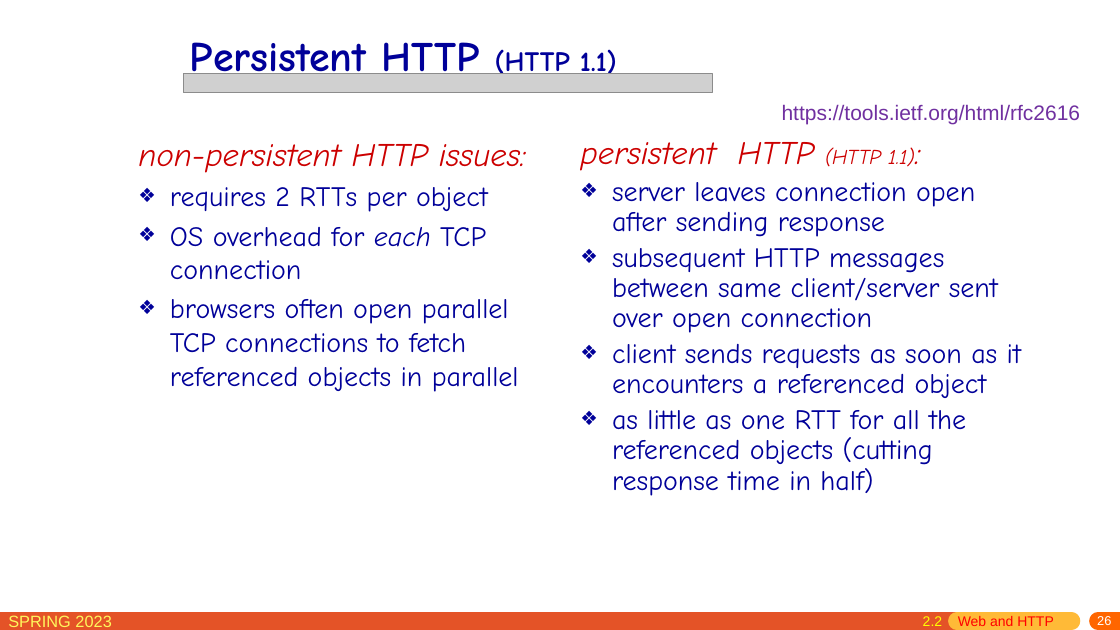
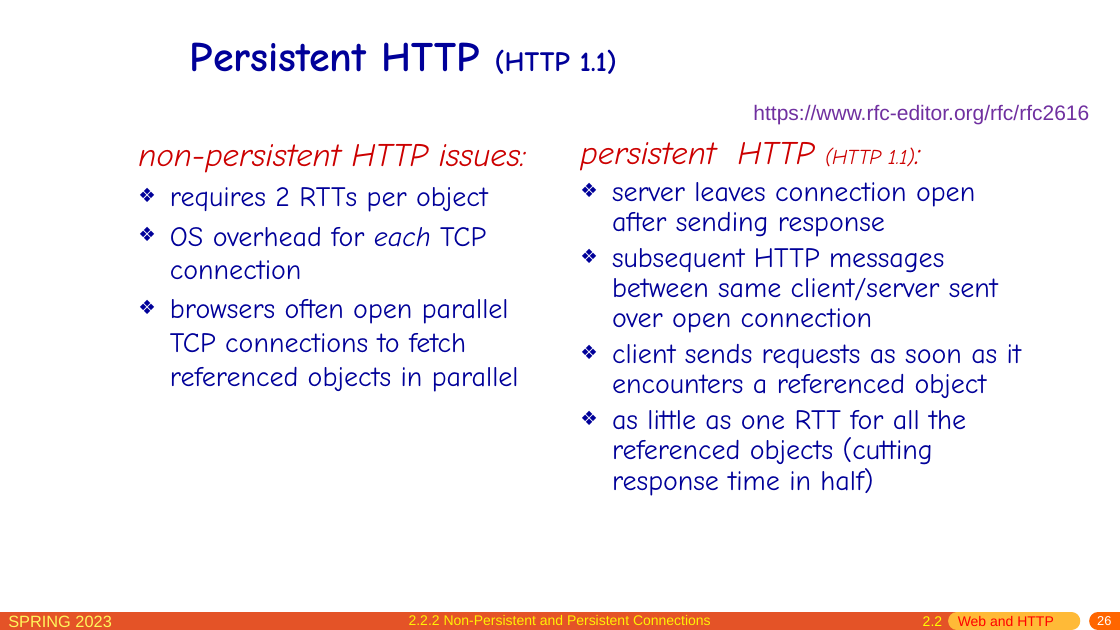
Before and after one commit to network-whu/slides, a slide deck: slide 26 of pptx/chapter2.pptx. Drawn at 1120x630 pixels with LibreOffice and Linux fonts; fonts in the diff are those of the drawing; grey boxes stand for pictures. Boxes give left, top, right and bottom in pixels: in the first picture for what was removed or moved away, otherwise in the second. Text is boxed around its words. In the diff, an @@ line names an element or a change of style, - is before the commit and + after.

```diff
--- a/pptx/chapter2.pptx
+++ b/pptx/chapter2.pptx
@@ picture removed at [183, 73, 712, 92] @@
@@ text at [753, 104, 1089, 125]: text changed @@
-https://tools.ietf.org/html/rfc2616
+https://www.rfc-editor.org/rfc/rfc2616
@@ text added at [409, 615, 711, 625], 12 pt, text #FFF105 @@
+2.2.2 Non-Persistent and Persistent Connections
```
Also in this commit, not shown: 28 other slides changed.
